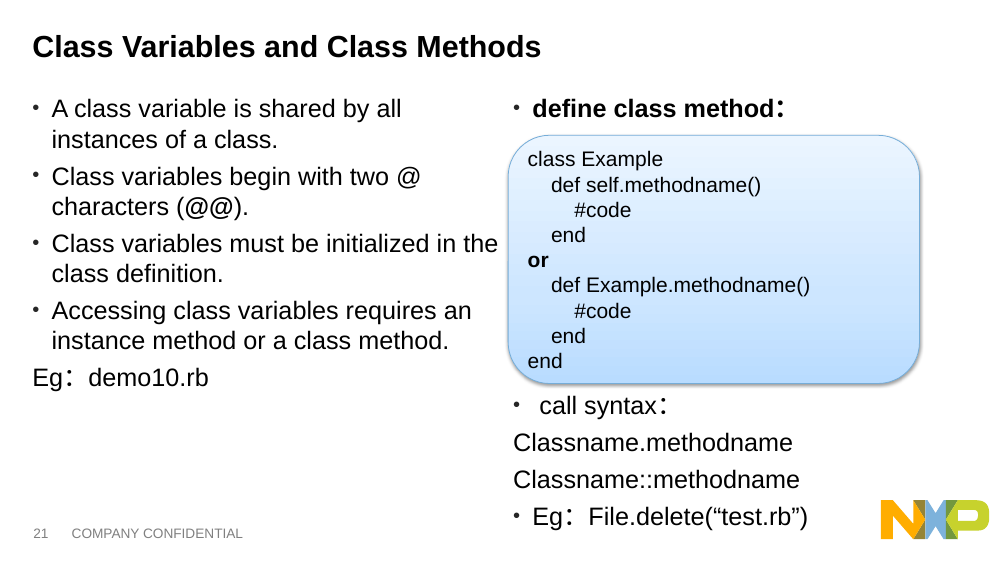
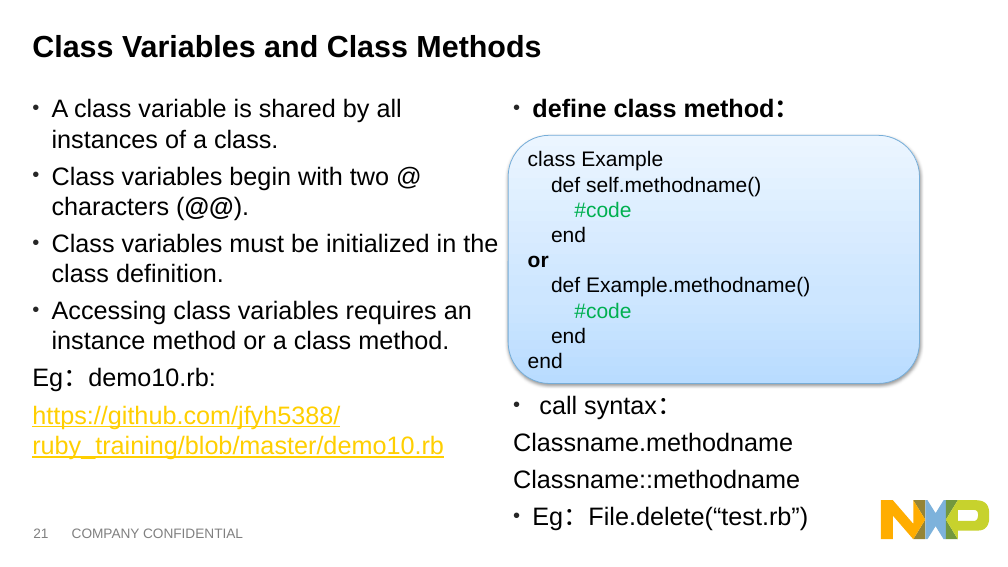
Before and after one commit to jfyh5388/ruby_training, a slide deck: slide 21 of Ruby basic training_eng V1.1.pptx. Drawn at 1008x567 pixels with LibreOffice and Linux fonts; fonts in the diff are those of the drawing. Boxes give left, top, right and bottom in pixels: in the first picture for what was removed or moved away, otherwise in the second. Text is boxed around its words. In the diff, an @@ line names an element or a change of style, - is before the commit and + after.

```diff
--- a/Ruby basic training_eng V1.1.pptx
+++ b/Ruby basic training_eng V1.1.pptx
@@ text in rounded rectangle at bbox=[574, 201, 631, 318]: text colour #000000 to #00B050 in "#code", "#code" @@
@@ text at bbox=[32, 367, 444, 459]: text changed; text colour #000000 to #FFCF00 @@
-Eg：demo10.rb
+Eg：demo10.rb:
+https://github.com/jfyh5388/ruby_training/blob/master/demo10.rb
```
Also in this commit, not shown: 16 other slides changed.
